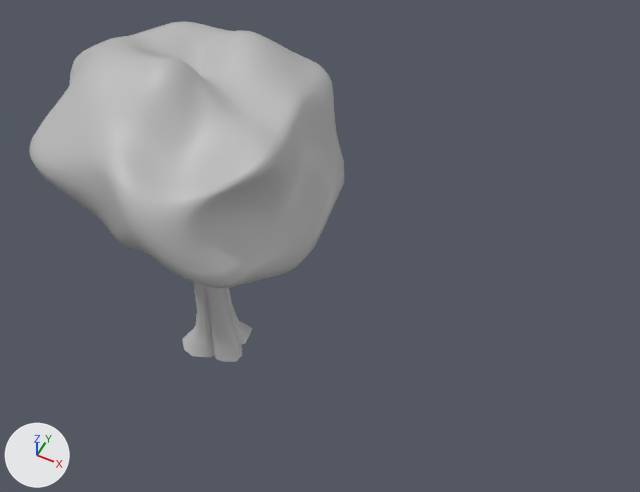
An edit to the FBX model Assets/Components/Models/Straight Tree 1.fbx, drawn before and after from the same camera.
Before and after are seen from a 50 mm camera at (30.54, -19.03, 29.87) aimed at (21.52, -0.98, 7.3). Lighting does not change. The marker at lower left points along +X, +Y and +Z. Where no turn or scale is listed for an object, it has been applied to the vertices.

The scene before the commit, as lines of its bpy script (objects in view):
```python
me_mesh = bpy.data.meshes.new('Mesh')
me_mesh.from_pydata(...)  # 2701 vertices, 2691 faces; spans x -5.22..5.22, y -5.19..5.19, z -7.16..7.16
me_mesh.materials.append(mat_lambert1)  # grey #bcbcbc
ob_polysurface123 = bpy.data.objects.new('polySurface123', me_mesh)
ob_polysurface123.location = (17.05, -1.27, 7.14)
```
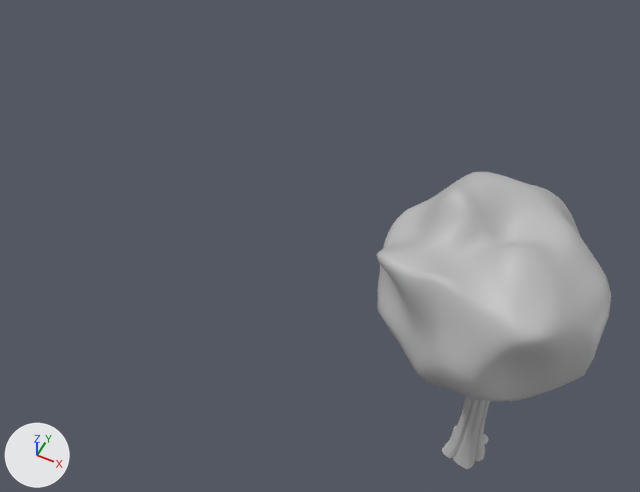
Pixel boxes [x1, y1, x2, y2] of what changed, in the pictures (640 x 492 px; the box of a moved part takes in the faces that stretch with it):
'polySurface123', reshaped, moved (26% narrower, 13% shorter)
    before: [29, 21, 344, 362]
    after: [377, 172, 611, 469]
part 1 of me_mesh, moved or reshaped
    before: [29, 21, 344, 288]
    after: [377, 172, 611, 401]
part 2 of me_mesh, rebuilt
    before: [182, 282, 252, 362]
    after: [442, 396, 490, 469]

What the commit changed:
me_mesh is used by ob_polysurface123; location (17.05, -1.27, 7.14).
me_mesh had 2701 vertices, 2691 faces and spanned x -5.22..5.22, y -5.19..5.19, z -7.16..7.16.
me_mesh now has 2719 vertices, 2710 faces and spans x -3.5..3.5, y -3.68..3.68, z -6.2..6.2.
me_mesh part 1: the loose piece of 2476 vertices spanning x -5.22..5.22, y -5.19..5.19, z -0.1..7.16 is multiplied about its middle by the matrix ((-0.07, 0.606, -0.285), (-0.685, -0.286, 0.076), (0.008, 0.285, 0.749)), then moved by (0.05, 0.07, -0.01).
me_mesh part 2: the loose piece of 225 vertices spanning x -1.23..1.39, y -1.55..1.2, z -7.16..0.97 is rebuilt with 243 vertices and now spans x -0.28..1.25, y -0.76..0.89, z -6.2..2.0.
Object 'polySurface123' (ob_polysurface123) moves from (17.05, -1.27, 7.14) to (27.51, -1.79, 6.13).
